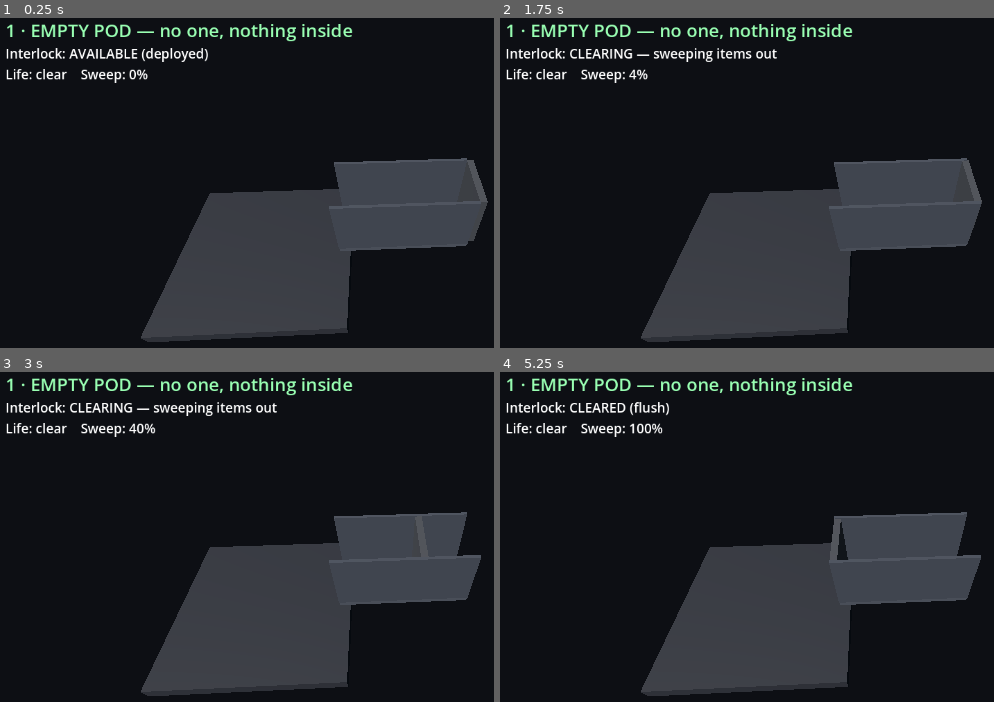
Above: before the commit, frames 1-4 (two rows, left to right).
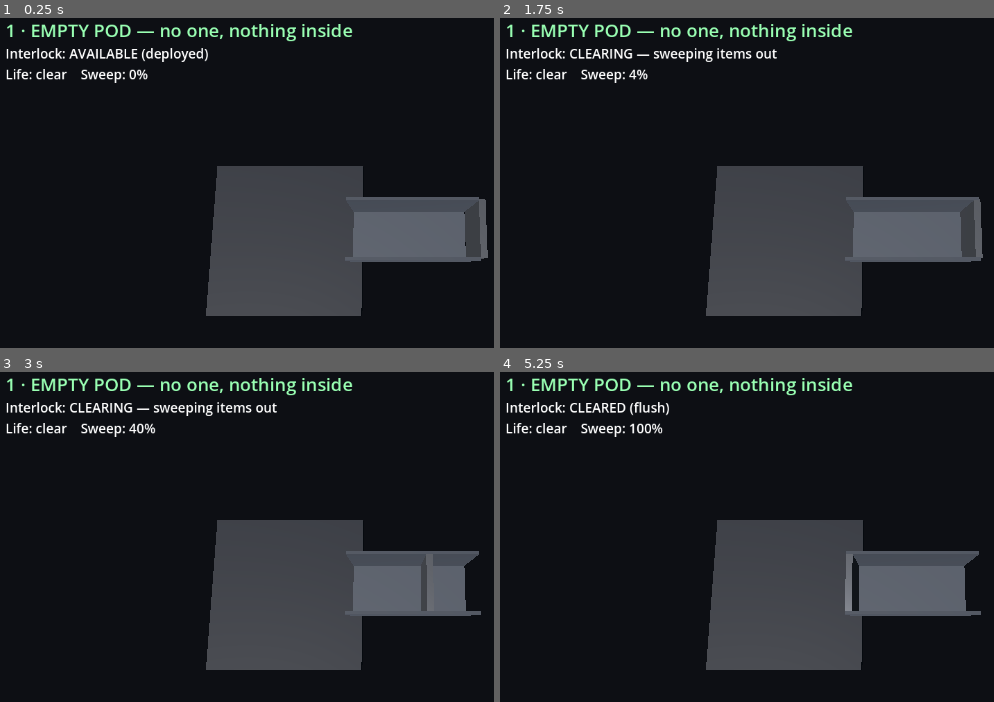
Above: after the commit, the same moments.

Repository: StrayEddy/HiveCell
Game: Godot game, scene res://physics_demo.tscn
Two runs of this game, one before a commit and one after it. Both use one fixed random seed, a clock stepped at 60 frames per second and the inputs below.
Inputs:
- Up to frame 1 (0.25 s): no input
- Up to frame 2 (1.75 s): tap Enter at 0.5 s; tap Space at 0.77, 1.25, 1.52 s
- Up to frame 3 (3 s): no input
- Up to frame 4 (5.25 s): tap Space at 3.02, 3.77, 4.52 s

The runs differ from the first frame. In frame 1, 14% of the frame differs, in the area x 28-99%, y 42-99%; in frame 2, 14%; in frame 3, 13%; in frame 4, 14%.

Commit message:
Physics demo: near top-down camera for a plan view into the pod
Camera raised to look almost straight down into the open-top pod; uses -Z
as the screen-up vector (Vector3.UP would be parallel to the view
direction and invalid at near-vertical angles).

Co-Authored-By: Claude Opus 4.8 <noreply@anthropic.com>

Diff:
--- a/godot/physics_demo.gd
+++ b/godot/physics_demo.gd
@@ -114,11 +114,14 @@
 	add_child(world)
 
 	var cam := Camera3D.new()
-	# High front-above angle looking down into the open-top pod, so the contents
-	# and the sweep are clearly visible; still catches the mouth ejection at x<0.
-	cam.position = Vector3(0.7, 3.7, 3.1)
+	# Near top-down: look almost straight into the open-top pod so the contents
+	# and the sweep read like a plan view. Small +Z offset keeps a slight tilt
+	# (and a valid up vector) and still catches the mouth ejection at x<0.
+	cam.position = Vector3(0.7, 5.2, 0.6)
 	add_child(cam)
-	cam.look_at(Vector3(0.85, -0.25, 0.0), Vector3.UP)
+	# Looking near-straight-down, so use -Z as "up" on screen (Vector3.UP would be
+	# parallel to the view direction and is invalid). +X (pod depth) reads L->R.
+	cam.look_at(Vector3(0.7, 0.0, -0.05), Vector3(0, 0, -1))
 	cam.current = true
 
 	var canvas := CanvasLayer.new()
